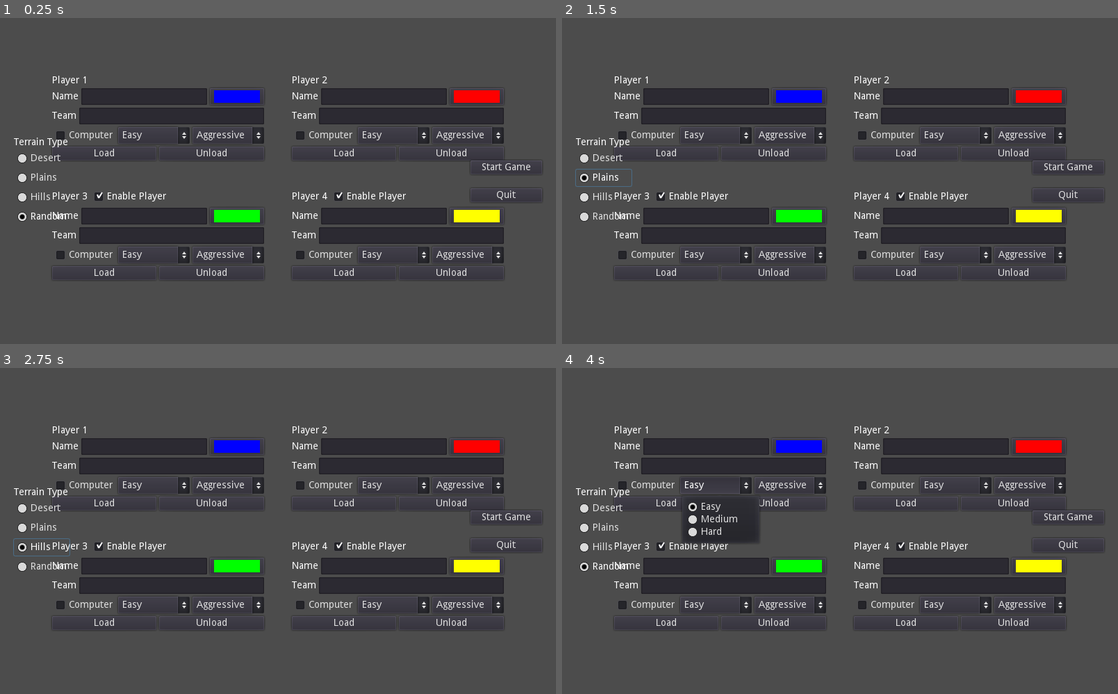
Above: before the commit, frames 1-4 (two rows, left to right).
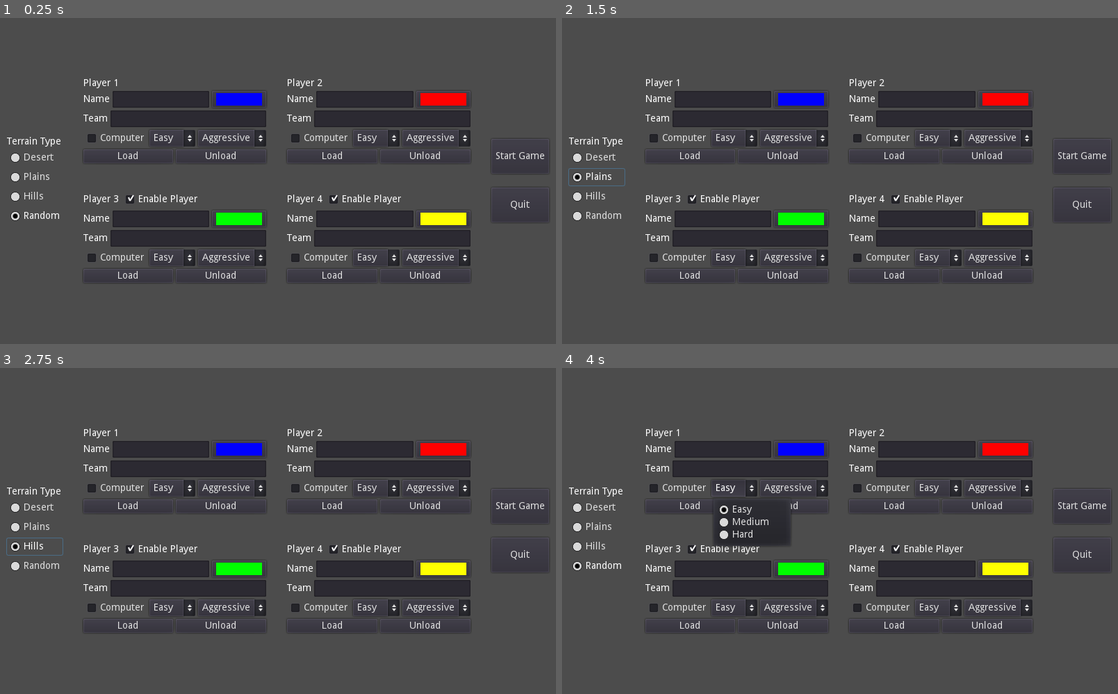
Above: after the commit, the same moments.

Repository: Arc676/Tanks-Godot
Game: Godot game, scene res://Scenes/Screens/Main Menu.tscn
Two runs of this game, one before a commit and one after it. Both use one fixed random seed, a clock stepped at 60 frames per second and the inputs below.
Inputs:
- Up to frame 1 (0.25 s): no input
- Up to frame 2 (1.5 s): click "Desert" at 0.5 s; click "Plains" at 1.25 s
- Up to frame 3 (2.75 s): click "Hills" at 2 s
- Up to frame 4 (4 s): click "Random" at 2.75 s; click "Easy" at 3.5 s

The runs differ from the first frame. In frame 1, 12% of the frame differs, in the area x 1-98%, y 17-81%; in frame 2, 12%; in frame 3, 12%; in frame 4, 13%.

Commit message:
Make UI expand on mobile devices
Store view now occupies full screen height
Main menu shrinks on non-touchscreen devices

Diff:
--- a/Scenes/Screens/Game.tscn
+++ b/Scenes/Screens/Game.tscn
@@ -52,6 +52,7 @@
 margin_left = 10.0
 margin_top = 10.0
 margin_right = -10.0
+margin_bottom = -10.0
 custom_constants/separation = 20
 __meta__ = {
 "_edit_use_anchors_": false
@@ -59,7 +60,7 @@
 
 [node name="Player Stats" type="VBoxContainer" parent="ColorRect/HUD"]
 margin_right = 217.0
-margin_bottom = 84.0
+margin_bottom = 74.0
 size_flags_horizontal = 3
 
 [node name="Identification" type="HBoxContainer" parent="ColorRect/HUD/Player Stats"]
@@ -150,7 +151,7 @@
 [node name="Weapon, Items" type="VBoxContainer" parent="ColorRect/HUD"]
 margin_left = 237.0
 margin_right = 395.0
-margin_bottom = 84.0
+margin_bottom = 74.0
 size_flags_horizontal = 3
 
 [node name="Label" type="Label" parent="ColorRect/HUD/Weapon, Items"]
@@ -194,7 +195,7 @@
 [node name="Wind" type="VBoxContainer" parent="ColorRect/HUD"]
 margin_left = 415.0
 margin_right = 720.0
-margin_bottom = 84.0
+margin_bottom = 74.0
 size_flags_horizontal = 0
 
 [node name="Label" type="Label" parent="ColorRect/HUD/Wind"]
@@ -238,7 +239,7 @@
 [node name="Scoreboard" type="VBoxContainer" parent="ColorRect/HUD"]
 margin_left = 740.0
 margin_right = 898.0
-margin_bottom = 84.0
+margin_bottom = 74.0
 size_flags_horizontal = 3
 
 [node name="Score 1" type="Label" parent="ColorRect/HUD/Scoreboard"]
@@ -271,12 +272,11 @@
 [node name="Controls" type="VBoxContainer" parent="ColorRect/HUD"]
 margin_left = 918.0
 margin_right = 1004.0
-margin_bottom = 48.0
-size_flags_vertical = 0
+margin_bottom = 74.0
 
 [node name="SFX" type="CheckBox" parent="ColorRect/HUD/Controls"]
 margin_right = 86.0
-margin_bottom = 24.0
+margin_bottom = 35.0
 size_flags_vertical = 3
 custom_colors/font_color_hover_pressed = Color( 0, 0, 0, 1 )
 custom_colors/font_color = Color( 0, 0, 0, 1 )
@@ -286,9 +286,9 @@
 text = "SFX"
 
 [node name="Draw Game" type="Button" parent="ColorRect/HUD/Controls"]
-margin_top = 28.0
+margin_top = 39.0
 margin_right = 86.0
-margin_bottom = 48.0
+margin_bottom = 74.0
 size_flags_vertical = 3
 text = "Draw Game"
 
@@ -315,7 +315,7 @@
 
 [node name="Buttons" type="GridContainer" parent="Touch Controls/UI Left"]
 margin_right = 188.0
-margin_bottom = 204.0
+margin_bottom = 124.0
 columns = 3
 __meta__ = {
 "_edit_use_anchors_": false
@@ -381,7 +381,7 @@
 [node name="Weapons" type="VBoxContainer" parent="Touch Controls/UI Left"]
 margin_left = 192.0
 margin_right = 252.0
-margin_bottom = 204.0
+margin_bottom = 124.0
 
 [node name="PrevWeapon" type="TextureButton" parent="Touch Controls/UI Left/Weapons"]
 margin_right = 60.0
--- a/Scenes/Screens/Main Menu.tscn
+++ b/Scenes/Screens/Main Menu.tscn
@@ -12,119 +12,126 @@
 "_edit_use_anchors_": false
 }
 
-[node name="Players" type="GridContainer" parent="."]
-anchor_left = 0.5
-anchor_top = 0.5
-anchor_right = 0.5
-anchor_bottom = 0.5
-margin_left = -325.0
-margin_top = -152.0
-margin_right = 325.0
-margin_bottom = 152.0
-custom_constants/vseparation = 40
-custom_constants/hseparation = 40
-columns = 2
+[node name="UI" type="HBoxContainer" parent="."]
+anchor_right = 1.0
+anchor_bottom = 1.0
+margin_left = 10.0
+margin_top = 10.0
+margin_right = -10.0
+margin_bottom = -10.0
+custom_constants/separation = 30
 __meta__ = {
 "_edit_use_anchors_": false
 }
 
-[node name="Player 1" parent="Players" instance=ExtResource( 1 )]
-anchor_right = 0.0
-anchor_bottom = 0.0
-margin_right = 305.0
-margin_bottom = 132.0
-
-[node name="Player 2" parent="Players" instance=ExtResource( 1 )]
-anchor_right = 0.0
-anchor_bottom = 0.0
-margin_left = 345.0
-margin_right = 650.0
-margin_bottom = 132.0
-
-[node name="Player 3" parent="Players" instance=ExtResource( 1 )]
-anchor_right = 0.0
-anchor_bottom = 0.0
-margin_top = 172.0
-margin_right = 305.0
-margin_bottom = 304.0
-
-[node name="Player 4" parent="Players" instance=ExtResource( 1 )]
-anchor_right = 0.0
-anchor_bottom = 0.0
-margin_left = 345.0
-margin_top = 172.0
-margin_right = 650.0
-margin_bottom = 304.0
-
-[node name="Terrain" type="VBoxContainer" parent="."]
-anchor_top = 0.5
-anchor_bottom = 0.5
-margin_left = 20.0
-margin_top = -63.0
+[node name="Terrain" type="VBoxContainer" parent="UI"]
 margin_right = 80.0
-margin_bottom = 63.0
+margin_bottom = 580.0
+alignment = 1
 __meta__ = {
 "_edit_use_anchors_": false
 }
 
-[node name="Label" type="Label" parent="Terrain"]
+[node name="Label" type="Label" parent="UI/Terrain"]
+margin_top = 227.0
 margin_right = 80.0
-margin_bottom = 14.0
+margin_bottom = 241.0
 text = "Terrain Type"
 
-[node name="Desert" type="CheckBox" parent="Terrain"]
-margin_top = 18.0
+[node name="Desert" type="CheckBox" parent="UI/Terrain"]
+margin_top = 245.0
 margin_right = 80.0
-margin_bottom = 42.0
+margin_bottom = 269.0
 group = ExtResource( 2 )
 text = "Desert"
 
-[node name="Plains" type="CheckBox" parent="Terrain"]
-margin_top = 46.0
+[node name="Plains" type="CheckBox" parent="UI/Terrain"]
+margin_top = 273.0
 margin_right = 80.0
-margin_bottom = 70.0
+margin_bottom = 297.0
 group = ExtResource( 2 )
 text = "Plains"
 
-[node name="Hills" type="CheckBox" parent="Terrain"]
-margin_top = 74.0
+[node name="Hills" type="CheckBox" parent="UI/Terrain"]
+margin_top = 301.0
 margin_right = 80.0
-margin_bottom = 98.0
+margin_bottom = 325.0
 group = ExtResource( 2 )
 text = "Hills"
 
-[node name="Random" type="CheckBox" parent="Terrain"]
-margin_top = 102.0
+[node name="Random" type="CheckBox" parent="UI/Terrain"]
+margin_top = 329.0
 margin_right = 80.0
-margin_bottom = 126.0
+margin_bottom = 353.0
 pressed = true
 group = ExtResource( 2 )
 text = "Random"
 
-[node name="VBoxContainer" type="VBoxContainer" parent="."]
-anchor_left = 1.0
-anchor_top = 0.5
-anchor_right = 1.0
-anchor_bottom = 0.5
-margin_left = -123.0
-margin_top = -30.0
-margin_right = -20.0
-margin_bottom = 30.0
+[node name="P13" type="VBoxContainer" parent="UI"]
+margin_left = 110.0
+margin_right = 506.0
+margin_bottom = 580.0
+size_flags_horizontal = 3
+custom_constants/separation = 40
+alignment = 1
+
+[node name="Player 1" parent="UI/P13" instance=ExtResource( 1 )]
+anchor_right = 0.0
+anchor_bottom = 0.0
+margin_right = 396.0
+margin_bottom = 270.0
+
+[node name="Player 3" parent="UI/P13" instance=ExtResource( 1 )]
+anchor_right = 0.0
+anchor_bottom = 0.0
+margin_top = 310.0
+margin_right = 396.0
+margin_bottom = 580.0
+
+[node name="P24" type="VBoxContainer" parent="UI"]
+margin_left = 536.0
+margin_right = 932.0
+margin_bottom = 580.0
+size_flags_horizontal = 3
+custom_constants/separation = 40
+alignment = 1
+
+[node name="Player 2" parent="UI/P24" instance=ExtResource( 1 )]
+anchor_right = 0.0
+anchor_bottom = 0.0
+margin_right = 396.0
+margin_bottom = 270.0
+
+[node name="Player 4" parent="UI/P24" instance=ExtResource( 1 )]
+anchor_right = 0.0
+anchor_bottom = 0.0
+margin_top = 310.0
+margin_right = 396.0
+margin_bottom = 580.0
+
+[node name="VBoxContainer" type="VBoxContainer" parent="UI"]
+margin_left = 962.0
+margin_right = 1045.0
+margin_bottom = 580.0
 size_flags_horizontal = 0
 custom_constants/separation = 20
+alignment = 1
 __meta__ = {
 "_edit_use_anchors_": false
 }
 
-[node name="Start" type="Button" parent="VBoxContainer"]
-margin_right = 103.0
-margin_bottom = 20.0
+[node name="Start" type="Button" parent="UI/VBoxContainer"]
+margin_top = 230.0
+margin_right = 83.0
+margin_bottom = 280.0
+rect_min_size = Vector2( 0, 50 )
 text = "Start Game"
 
-[node name="Quit" type="Button" parent="VBoxContainer"]
-margin_top = 40.0
-margin_right = 103.0
-margin_bottom = 60.0
+[node name="Quit" type="Button" parent="UI/VBoxContainer"]
+margin_top = 300.0
+margin_right = 83.0
+margin_bottom = 350.0
+rect_min_size = Vector2( 0, 50 )
 text = "Quit"
-[connection signal="pressed" from="VBoxContainer/Start" to="." method="startGame"]
-[connection signal="pressed" from="VBoxContainer/Quit" to="." method="quitGame"]
+[connection signal="pressed" from="UI/VBoxContainer/Start" to="." method="startGame"]
+[connection signal="pressed" from="UI/VBoxContainer/Quit" to="." method="quitGame"]
--- a/Scenes/Screens/Store.tscn
+++ b/Scenes/Screens/Store.tscn
@@ -36,14 +36,10 @@
 margin_bottom = 17.0
 
 [node name="Categories" type="HBoxContainer" parent="."]
-anchor_left = 0.5
-anchor_top = 0.5
-anchor_right = 0.5
-anchor_bottom = 0.5
-margin_left = -462.0
-margin_top = -200.0
-margin_right = 462.0
-margin_bottom = -152.0
+anchor_right = 1.0
+anchor_bottom = 1.0
+margin_top = 20.0
+margin_bottom = -80.0
 custom_constants/separation = 20
 alignment = 1
 __meta__ = {
@@ -51,9 +47,10 @@
 }
 
 [node name="Weapons" type="VBoxContainer" parent="Categories"]
-margin_left = 392.0
-margin_right = 451.0
-margin_bottom = 48.0
+margin_left = 442.0
+margin_right = 501.0
+margin_bottom = 500.0
+size_flags_vertical = 3
 
 [node name="Label" type="Label" parent="Categories/Weapons"]
 margin_right = 59.0
@@ -62,14 +59,16 @@
 align = 1
 
 [node name="Items" type="VBoxContainer" parent="Categories"]
-margin_left = 471.0
-margin_right = 531.0
-margin_bottom = 48.0
+margin_left = 521.0
+margin_right = 581.0
+margin_bottom = 500.0
+size_flags_vertical = 3
 custom_constants/separation = 20
 
 [node name="Upgrades" type="VBoxContainer" parent="Categories/Items"]
 margin_right = 60.0
-margin_bottom = 14.0
+margin_bottom = 240.0
+size_flags_vertical = 3
 
 [node name="Label" type="Label" parent="Categories/Items/Upgrades"]
 margin_right = 60.0
@@ -78,9 +77,10 @@
 align = 1
 
 [node name="Items" type="VBoxContainer" parent="Categories/Items"]
-margin_top = 34.0
+margin_top = 260.0
 margin_right = 60.0
-margin_bottom = 48.0
+margin_bottom = 500.0
+size_flags_vertical = 3
 
 [node name="Label" type="Label" parent="Categories/Items/Items"]
 margin_right = 60.0
@@ -92,18 +92,18 @@
 anchor_top = 1.0
 anchor_right = 1.0
 anchor_bottom = 1.0
-margin_left = 10.0
-margin_top = -30.0
+margin_top = -70.0
 margin_right = -10.0
 margin_bottom = -10.0
+rect_min_size = Vector2( 0, 60 )
 alignment = 2
 __meta__ = {
 "_edit_use_anchors_": false
 }
 
 [node name="Next Player" type="Button" parent="Controls"]
-margin_left = 962.0
-margin_right = 1004.0
-margin_bottom = 20.0
+margin_left = 972.0
+margin_right = 1014.0
+margin_bottom = 60.0
 text = "Next"
 [connection signal="pressed" from="Controls/Next Player" to="." method="nextPlayer"]
--- a/Scenes/UI/Item Btn.tscn
+++ b/Scenes/UI/Item Btn.tscn
@@ -3,8 +3,8 @@
 [ext_resource path="res://Scripts/UI/Item Btn.gd" type="Script" id=1]
 
 [node name="Item Button" type="TextureButton"]
-margin_right = 40.0
-margin_bottom = 40.0
+margin_right = 60.0
+margin_bottom = 60.0
 shortcut_in_tooltip = false
 script = ExtResource( 1 )
 __meta__ = {
--- a/Scenes/UI/Store Item.tscn
+++ b/Scenes/UI/Store Item.tscn
@@ -5,6 +5,7 @@
 [node name="Item" type="HBoxContainer"]
 anchor_right = 1.0
 anchor_bottom = 1.0
+size_flags_vertical = 3
 script = ExtResource( 1 )
 __meta__ = {
 "_edit_use_anchors_": false
--- a/Scenes/UI/Tank Creator.tscn
+++ b/Scenes/UI/Tank Creator.tscn
@@ -6,6 +6,7 @@
 anchor_right = 1.0
 anchor_bottom = 1.0
 size_flags_horizontal = 3
+size_flags_vertical = 3
 script = ExtResource( 1 )
 __meta__ = {
 "_edit_use_anchors_": false
@@ -13,79 +14,89 @@
 
 [node name="Presence" type="HBoxContainer" parent="."]
 margin_right = 1024.0
-margin_bottom = 24.0
+margin_bottom = 116.0
+size_flags_vertical = 3
 
 [node name="Player Number" type="Label" parent="Presence"]
-margin_top = 5.0
+margin_top = 51.0
 margin_right = 51.0
-margin_bottom = 19.0
+margin_bottom = 65.0
 text = "Player 1"
 
 [node name="Tank Enabled" type="CheckBox" parent="Presence"]
 margin_left = 55.0
 margin_right = 168.0
-margin_bottom = 24.0
+margin_bottom = 116.0
 pressed = true
 text = "Enable Player"
 
 [node name="Identification" type="HBoxContainer" parent="."]
-margin_top = 28.0
+margin_top = 120.0
 margin_right = 1024.0
-margin_bottom = 52.0
+margin_bottom = 237.0
+size_flags_vertical = 3
 
 [node name="Label" type="Label" parent="Identification"]
-margin_top = 5.0
 margin_right = 38.0
-margin_bottom = 19.0
+margin_bottom = 117.0
+size_flags_vertical = 3
 text = "Name"
+valign = 1
 
 [node name="Tank Name" type="LineEdit" parent="Identification"]
 margin_left = 42.0
 margin_right = 942.0
-margin_bottom = 24.0
+margin_bottom = 117.0
 size_flags_horizontal = 3
+size_flags_vertical = 3
 
 [node name="Tank Color" type="ColorPickerButton" parent="Identification"]
 margin_left = 946.0
 margin_right = 1024.0
-margin_bottom = 24.0
+margin_bottom = 117.0
+size_flags_vertical = 3
 text = "Tank Color"
 __meta__ = {
 "_edit_use_anchors_": false
 }
 
 [node name="Team" type="HBoxContainer" parent="."]
-margin_top = 56.0
+margin_top = 241.0
 margin_right = 1024.0
-margin_bottom = 80.0
+margin_bottom = 358.0
+size_flags_vertical = 3
 
 [node name="Label" type="Label" parent="Team"]
-margin_top = 5.0
 margin_right = 35.0
-margin_bottom = 19.0
+margin_bottom = 117.0
+size_flags_vertical = 5
 text = "Team"
+valign = 1
 
 [node name="Tank Team" type="LineEdit" parent="Team"]
 margin_left = 39.0
 margin_right = 1024.0
-margin_bottom = 24.0
+margin_bottom = 117.0
 size_flags_horizontal = 3
 
 [node name="AI Mode" type="HBoxContainer" parent="."]
-margin_top = 84.0
+margin_top = 362.0
 margin_right = 1024.0
-margin_bottom = 108.0
+margin_bottom = 479.0
+size_flags_vertical = 3
 
 [node name="CC" type="CheckBox" parent="AI Mode"]
 margin_right = 91.0
-margin_bottom = 24.0
+margin_bottom = 117.0
+size_flags_vertical = 3
 text = "Computer"
 
 [node name="Difficulty" type="OptionButton" parent="AI Mode"]
 margin_left = 95.0
 margin_right = 557.0
-margin_bottom = 24.0
+margin_bottom = 117.0
 size_flags_horizontal = 3
+size_flags_vertical = 3
 text = "Easy"
 items = [ "Easy", null, false, 0, null, "Medium", null, false, 1, null, "Hard", null, false, 2, null ]
 selected = 0
@@ -93,26 +104,30 @@
 [node name="Style" type="OptionButton" parent="AI Mode"]
 margin_left = 561.0
 margin_right = 1024.0
-margin_bottom = 24.0
+margin_bottom = 117.0
 size_flags_horizontal = 3
+size_flags_vertical = 3
 text = "Aggressive"
 items = [ "Aggressive", null, false, 0, null, "Defensive", null, false, 1, null, "Random", null, false, 2, null ]
 selected = 0
 
 [node name="Disk" type="HBoxContainer" parent="."]
-margin_top = 112.0
+margin_top = 483.0
 margin_right = 1024.0
-margin_bottom = 132.0
+margin_bottom = 600.0
+size_flags_vertical = 3
 
 [node name="Load" type="Button" parent="Disk"]
 margin_right = 510.0
-margin_bottom = 20.0
+margin_bottom = 117.0
 size_flags_horizontal = 3
+size_flags_vertical = 3
 text = "Load"
 
 [node name="Unload" type="Button" parent="Disk"]
 margin_left = 514.0
 margin_right = 1024.0
-margin_bottom = 20.0
+margin_bottom = 117.0
 size_flags_horizontal = 3
+size_flags_vertical = 3
 text = "Unload"
--- a/Scripts/Screens/Main Menu.gd
+++ b/Scripts/Screens/Main Menu.gd
@@ -17,16 +17,16 @@
 onready var tree = get_tree()
 
 # Players
-onready var p1 = $"Players/Player 1"
-onready var p2 = $"Players/Player 2"
-onready var p3 = $"Players/Player 3"
-onready var p4 = $"Players/Player 4"
+onready var p1 = $"UI/P13/Player 1"
+onready var p2 = $"UI/P24/Player 2"
+onready var p3 = $"UI/P13/Player 3"
+onready var p4 = $"UI/P24/Player 4"
 
 # Terrain selection
-onready var desert = $Terrain/Desert
-onready var plains = $Terrain/Plains
-onready var hills = $Terrain/Hills
-onready var random = $Terrain/Random
+onready var desert = $UI/Terrain/Desert
+onready var plains = $UI/Terrain/Plains
+onready var hills = $UI/Terrain/Hills
+onready var random = $UI/Terrain/Random
 
 func _ready():
 	p1.setProperties(1, Color(0, 0, 1))
--- a/Scripts/UI/Tank Creator.gd
+++ b/Scripts/UI/Tank Creator.gd
@@ -59,6 +59,12 @@
 onready var aiDiff = $"AI Mode/Difficulty"
 onready var aiStyle = $"AI Mode/Style"
 
+func _enter_tree():
+	if !OS.has_touchscreen_ui_hint():
+		size_flags_vertical = SIZE_FILL
+		for node in get_children():
+			node.size_flags_vertical = SIZE_FILL
+
 func setProperties(num, color):
 	enableTank.visible = num >= 3
 	pNum.text = "Player %d" % num
